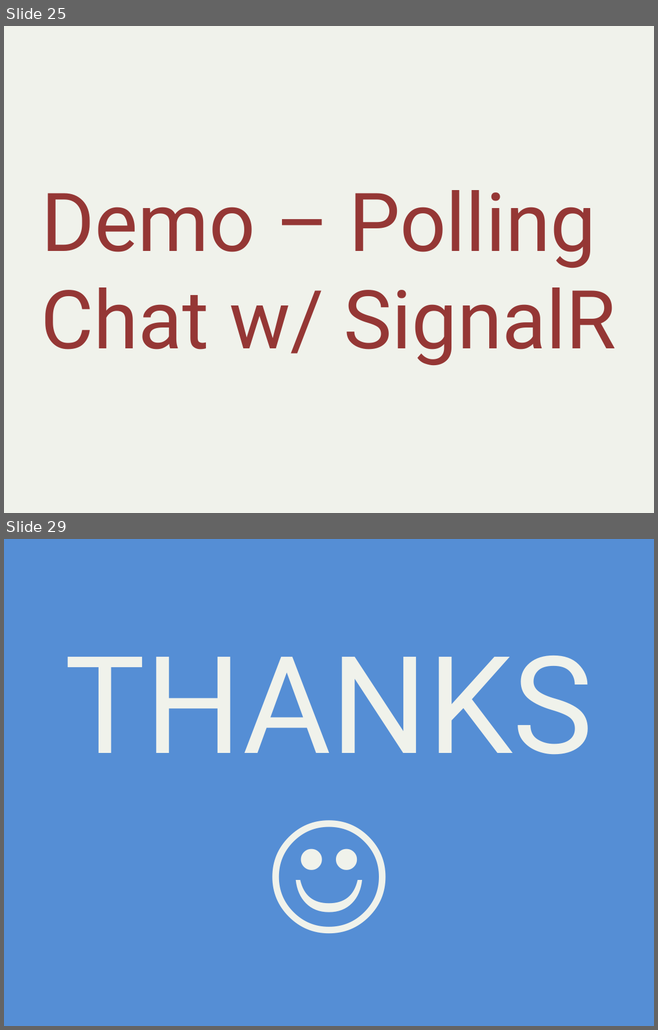
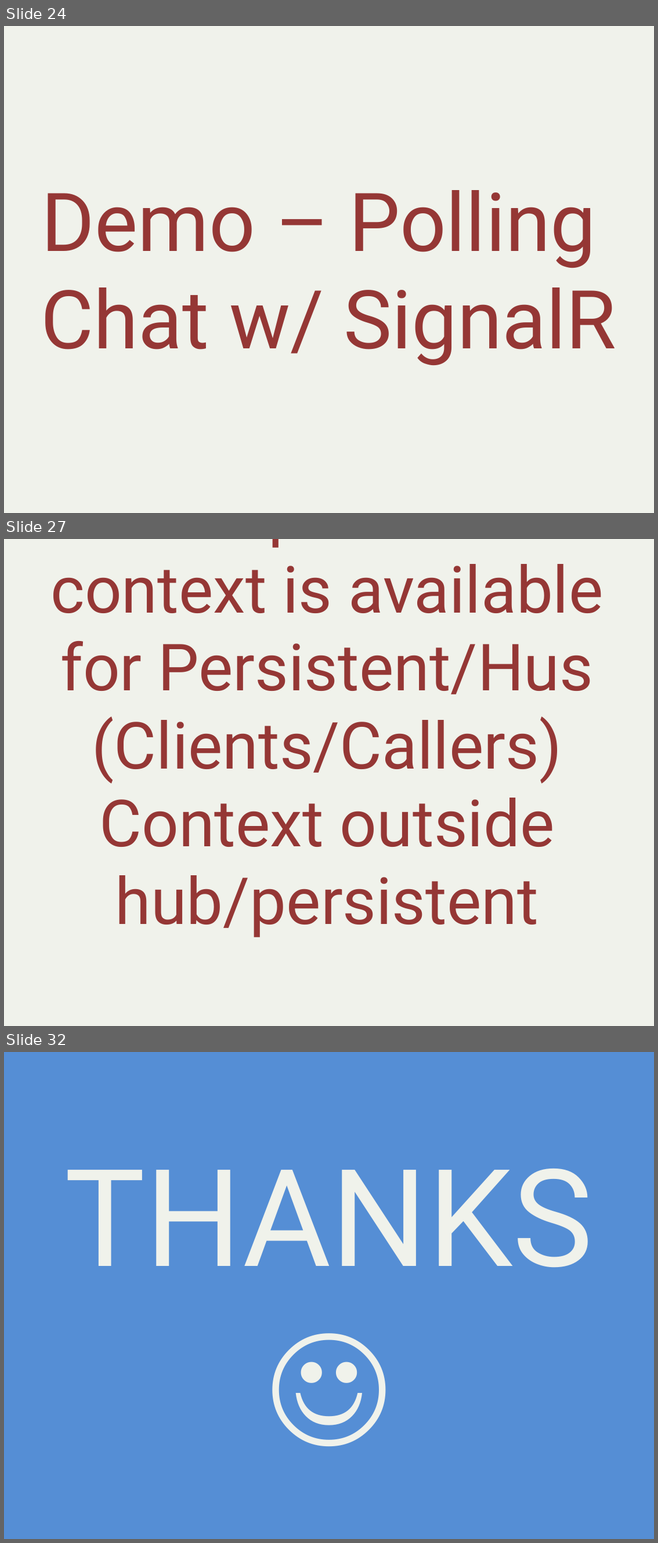
Before and after one commit to alani/Talks, a slide deck: SignalR-Intro/SignalRIntro.pptx. Shown one above the other, each under a label of ours: slides 25 and 29 before the commit, slides 24, 27 and 32 after it; the slides between them are not shown. The pictures are 658x1030 and 658x1543 pixels, drawn with LibreOffice and Linux fonts; fonts in the diff are those of the drawing. Boxes give left, top, right and bottom in pixels: in the first picture for what was removed or moved away, otherwise in the second. Text is boxed around its words. In the diff, an @@ line names an element or a change of style, - is before the commit and + after.

```diff
--- a/SignalR-Intro/SignalRIntro.pptx
+++ b/SignalR-Intro/SignalRIntro.pptx
@@ slide 27 added at (4, 539, 654, 1026), background #F0F2EB @@
@@ text added at (50, 564, 603, 937), 72 pt, text #953735 @@
+Recap – What context is available for Persistent/Hus (Clients/Callers) Context outside hub/persistent
@@ what was slide 25 is now slide 24 @@
@@ what was slide 29 is now slide 32 @@
```
Also in this commit, not shown: 6 slides changed, 13 other slides added, 10 slides removed, 7 other files.
